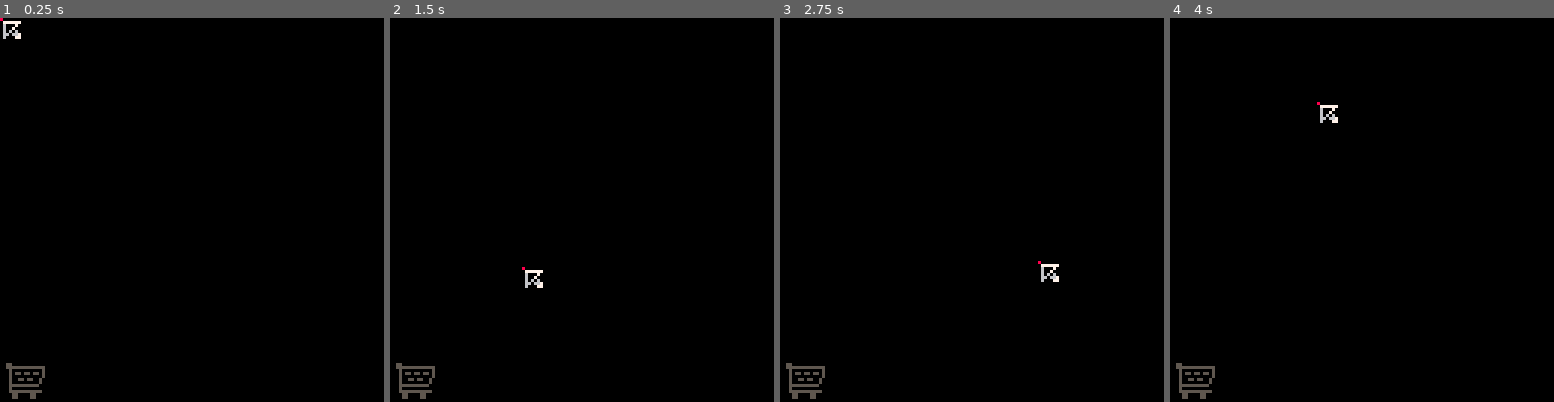
Above: before the commit, frames 1-4 (left to right).
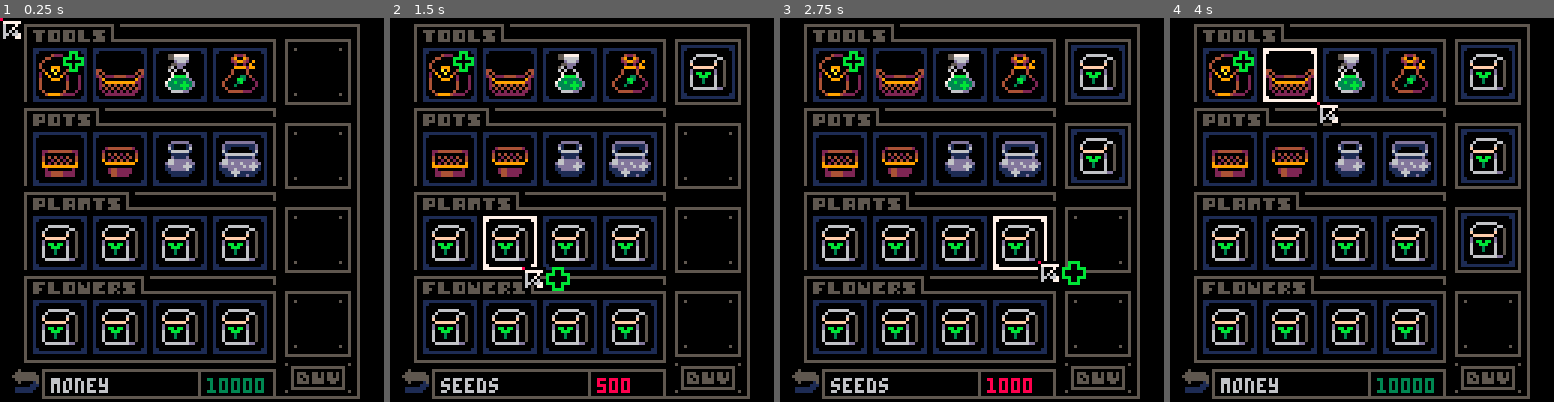
Above: after the commit, the same moments.

Repository: vinimesquitamoraes/Plantinhas
Game: PICO-8 cartridge plantinhas.p8
Same seed, same stepped clock (60 frames per second), same inputs: the game is played once before the commit and once after it.
Inputs (mouse positions are in pixels of both pictures, inside the frame that each line leads up to):
- Up to frame 1 (0.25 s): no input
- Up to frame 2 (1.5 s): click (459, 121) at 0.67 s; click (520, 267) at 1.22 s
- Up to frame 3 (2.75 s): click (975, 114) at 1.77 s; hold Left 1.97-2.37 s; click (1037, 259) at 2.32 s; hold Down from 2.42 s (still down)
- Up to frame 4 (4 s): release Down at 2.82 s; click (1492, 106) at 2.87 s; hold Right 2.87-3.53 s; click (1254, 256) at 3.42 s; hold Up from 3.58 s (still down); click (1315, 102) at 3.97 s

The runs differ from the first frame. In frame 1, 27% of the frame differs, in the area x 1-94%, y 1-100%; in frame 2, 27%; in frame 3, 28%; in frame 4, 29%.

Commit message:
Metodos de criação de atlhos foi alterado Agora é possivel comprar mais espaços, max 8, espaços sao comprados em pares Tentar usar uma melhoria de espacos com o max não resultara em nada Ter max slots de atalhos deixa a melhoria indisponivel na loja Adicionado propriedade de itens da loja: disponivel Se essa propriedad for false, o item nao ser compravel

Diff:
--- a/plantinhas.p8
+++ b/plantinhas.p8
@@ -35,13 +35,13 @@
  2 para loja
  3 para o deposito
  ]]
- status = 1
+ status = 2
 
  --auxiliares ---------------------------------------------------------------------------------------------------------------------------------------------------------------------+
  aux_tipo  = 1
- saldo     = 8000
+ saldo     = 10000
  grav      = 2
-
+	num_atl   = 6
  --listas -------------------------------------------------------------------------------------------------------------------------------------------------------------------------+
  ls_tst     = {["tipo"]="teste"       ,["val"]=false,["qual"]=nil}
  ls_bts     = {["tipo"]="botao"       ,["val"]=false,["qual"]=nil}
@@ -94,7 +94,8 @@
  enfileirar_esp(ls_esp[4],11,94)
 
  --atalhos ........................................................................................................................................................................+
- init_atl(6,60)
+ init_atl(2)
+ def_pos_atls()
 
  --prateleiras ....................................................................................................................................................................+
  criar_prateleiras(4)
@@ -134,6 +135,9 @@
 --update ==========================================================================================================================================================================+
 function _update()
 	mouse:att()
+
+ cu1 = #ls_atl.atls
+
 	foreach(ls_bts,function(obj) cool_down(5,obj) end)
 
  --atualizar particulas
@@ -777,7 +781,7 @@
 					--funcoes ===================
 					--ir lojinha
 					if(self.tip == 1)then
-						status  = 2
+						status = 2
 		   	mouse:reset()
 
 					--voltar jogo principal
@@ -839,15 +843,21 @@
 	elseif(self.cla == "espaco")then
 		self.w,self.h = 18,18
  	self.tam      = 16
+ 	self.disp     = true
+
  	--espaco da loja
  	if(subtipo == 1)then
  	 self.cor1,self.cor3 = 1,1
-	 	self.cor2   = 7
+	 	self.cor2  = 7
 	  self.cur_s = 0
+	 	function self:disp_toggle(qual)
+ 			self.disp = qual or false
+			end
 		--carinho
  	elseif(subtipo == 2)then
 			self.cor1,self.cor3 = 1,1
 	 	self.cor2 = 8
+
 		--atalho
  	elseif(subtipo == 3)then
  		self.x,self.y = 64,64
@@ -876,16 +886,16 @@
 		self.movable = true
 		--pa
 		if(subtipo == 1)then
- 		self.tip  = 1
-		 self.val  = 0
-		 self.nome = "inv slot"
-		 self.s    = 2
-		 self.xoff = 2
-			self.yoff = 2
- 	 self.woff = 5
- 		self.hoff = 5
+ 		self.tip   = 1
+		 self.val   = 2000
+		 self.nome  = "inv slot"
+		 self.s     = 2
+		 self.xoff  = 2
+			self.yoff  = 2
+ 	 self.woff  = 5
+ 		self.hoff  = 5
 	 	self.cur_s = 214
-	  self.ct   = 1
+	  self.ct    = 1
 
 		--regador
 	 elseif(subtipo == 2)then
@@ -1047,8 +1057,8 @@
 		  self.tip  = 10
 		  self.val  = 500
 			 self.nome = "bear_pawn"
-		 	self.fases= {64   ,65   ,66   ,67   ,68   ,74  , 76  ,
-           wh = {{1,1},{1,1},{1,1},{1,1},{2,1},{2,2},{2,2}} }
+		 	self.fases= {64   ,65   ,66   ,67   ,68   ,74   ,
+           wh = {{1,1},{1,1},{1,1},{1,1},{2,1},{2,2}} }
 
 			--planta3
 		 elseif(subtipo == 11)then
@@ -1453,8 +1463,19 @@
 	rect(i.x,i.y,i.x+i.w-1,i.y+i.h-1,i.cor1)
 	rectfill(i.x+1,i.y+1,(i.x+i.w-1)-1,(i.y+i.h-1)-1,0)
  i.item:des(i.x+1,i.y+1)
+ if(not i.disp)then
+  i.item:des(i.x+1,i.y+1)
+ 	line(i.x+3 ,i.y+2,i.x+14,i.y+13,8)
+ 	line(i.x+3 ,i.y+3,i.x+14,i.y+14,8)
+		line(i.x+3 ,i.y+4,i.x+14,i.y+15,8)
+ end
  des_vertices(i.x+1,i.y+1,i.w-2,i.h-2,i.cor1)
 
+end
+
+--on/off disponibilidade
+function toggle_disp(qual_linha,qual_esp,pra_qual)
+ ls_esp[qual_linha][qual_esp]:disp_toggle(pra_qual)
 end
 
 --seleciona produto
@@ -1465,9 +1486,11 @@
 		--adiciona ao carrinho
 		if(op==1)then
 			if(count(ls_car.coisas)<4)then
-		  new_car      = criar_obj("espaco",2,ls_car.coisas)
-				new_car.item = criar_obj("item",qual.item.tip)
-				ls_car.total += qual.item.val
+		 	if(qual.disp)then
+			  new_car      = criar_obj("espaco",2,ls_car.coisas)
+					new_car.item = criar_obj("item",qual.item.tip)
+					ls_car.total += qual.item.val
+				end
 			end
 		--remove do carrinho
 		elseif(op==2)then
@@ -1523,22 +1546,25 @@
 
 function tool_tip()
 	--mostrar preco ao passar mouse
-	if(ls_esp.val)then
-		if(ls_esp.qual != nil)then
-			auxtip = ls_esp.qual.item.tip
-			if(auxtip >=9 and auxtip <=16)then
-				print("seeds",17,120,6)
-			else
-				print(ls_esp.qual.item.nome,17,120,6)
-			end
-			local cor = 6
-			if(ls_esp.qual.item.val > saldo) cor = 8
-	  print(ls_esp.qual.item.val,69,120,cor)
-		end
+
+	if(ls_esp.qual)then
+		auxtip = ls_esp.qual.item.tip
+		--nome do item
+		if(auxtip >=9 and auxtip <=16)then
+			print("seeds",17,120,6)
+		else
+			print(ls_esp.qual.item.nome,17,120,6)
+		end
+		--preco
+		local cor = 8
+		if(ls_esp.qual.item.val > saldo) cor = 8
+  print(ls_esp.qual.item.val,69,120,cor)
 
 	elseif(bt_comp:col_mouse("retg") and ls_car.total!=0 )then
+			local cor = 10
 			print("total",17,120,10)
-	  print(ls_car.total,69,120,10)
+			if(ls_car.total > saldo) cor = 8
+	  print(ls_car.total,69,120,cor)
 
 	--mostrar preco ao passar mouse no carrinho
 	elseif(ls_car.val)then
@@ -1550,8 +1576,8 @@
 
 	--mostrar saldo
 	else
-		print("money",17,120,13)
-		print(saldo,69,120,13)
+		print("money",17,120,6)
+		print(saldo  ,69,120,3)
 	end
 end
 
@@ -1618,22 +1644,57 @@
 
 -->8
 --menu_de_atalho=================
-function init_atl(quantos,ang_inc)
-	angulo  = 0
-	ang_inc = ang_inc or 45
-	quantos = quantos or 4
+function init_atl(quantos_pares)
+	quantos = quantos_pares& ~1
+
+	if(quantos>8) quantos = 8
+	if(quantos<2) quantos = 2
+
+	if(#ls_atl.atls+quantos>8)return
+
 	for i=1,quantos do
-  	new_atl      =	criar_obj("espaco",3,ls_atl.atls)
- 	 new_atl.x    =	new_atl.x - 25 * sin(angulo/360)
- 	 new_atl.y    =	new_atl.y - 25 * cos(angulo/360)
- 	 new_atl.item = nil
-			new_atl.cor1 = 1
-			new_atl.cor2 = 7
-			new_atl.cor3 = 1
-			new_atl.id   = i
-			new_atl.r    = 8.5
-	 	angulo      += ang_inc
-	end
+ 	new_atl      =	criar_obj("espaco",3,ls_atl.atls)
+	 new_atl.item = nil
+		new_atl.cor1 = 1
+		new_atl.cor2 = 7
+		new_atl.cor3 = 1
+		new_atl.id   = #ls_atl.atls
+		new_atl.r    = 8.5
+	end
+
+end
+
+function def_pos_atls()
+
+	for i in all(ls_atl.atls)do
+  i.x =	64
+	 i.y = 64
+	end
+
+ local angulo = 0
+
+	quantos = #ls_atl.atls
+
+	if(quantos == 2)then
+	 ang_inc = 60
+	 dist    = 20
+	elseif(quantos == 4)then
+	 ang_inc = 90
+	 dist    = 20
+	elseif(quantos == 6)then
+	 ang_inc = 60
+	 dist    = 24
+	elseif(quantos == 8)then
+	 ang_inc = 45
+	 dist    = 28
+	end
+
+	for i in all(ls_atl.atls)do
+  i.x =	i.x - dist * sin(angulo/360)
+	 i.y =	i.y - dist * cos(angulo/360)
+		angulo += ang_inc
+	end
+
 end
 
 function des_atl()
@@ -1918,7 +1979,17 @@
 function funcionalidades()
 	local aux_tipo = ls_atl.qual.item.tip
  --garantido chegar aqui com um item
- if(range(aux_tipo,9,16))then
+	if(aux_tipo == 1)then
+ 	if(mouse.esq)then
+	 	init_atl(2)
+		 def_pos_atls()
+		 ls_atl.qual.item = nil
+			ls_atl.qual = nil
+			if(#ls_atl.atls == 8) toggle_disp(1,1)
+   atl_on_off(true)
+		end
+
+ elseif(range(aux_tipo,9,16))then
   mouse.s     = 228
  	if(mouse.esq)then
 	  nova_sem    = gerar_part(pat_sem,1,1,3,ls_atl.qual.item)
Not shown, changed: the thumbnail (__label__) section of plantinhas.p8
